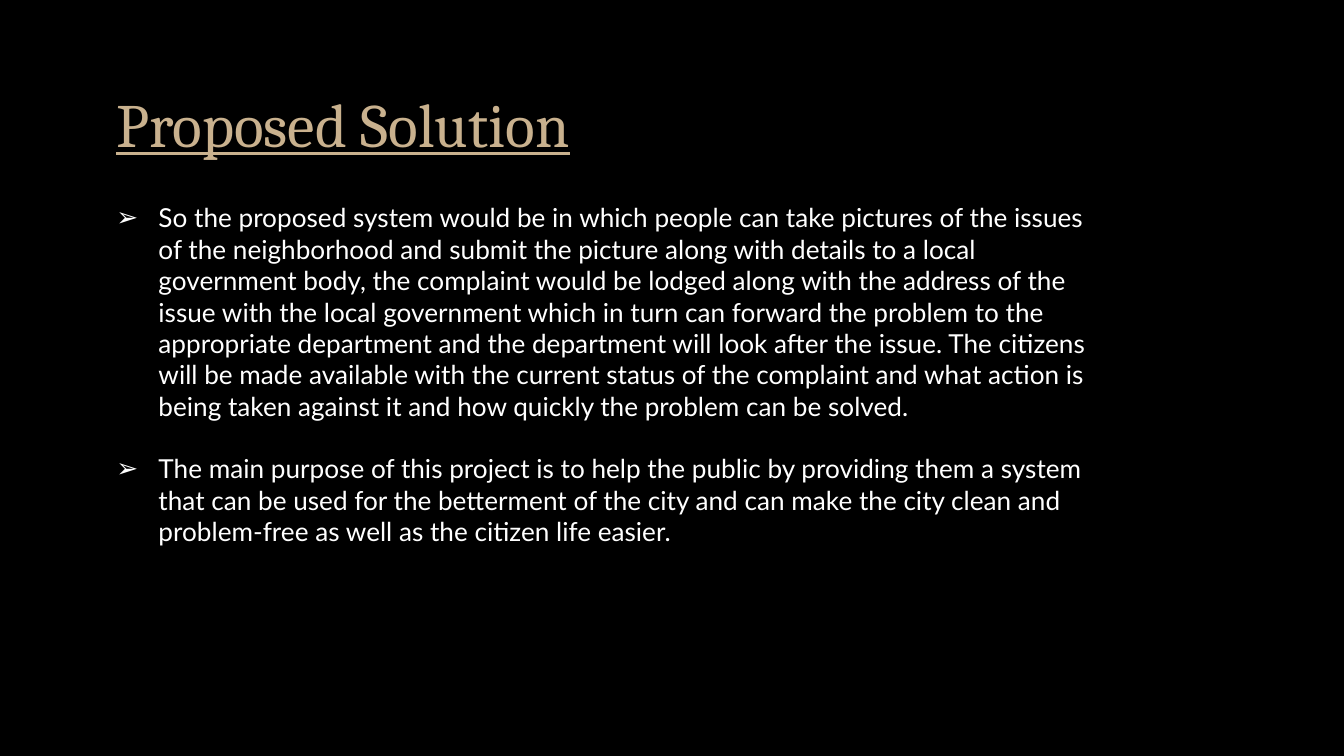
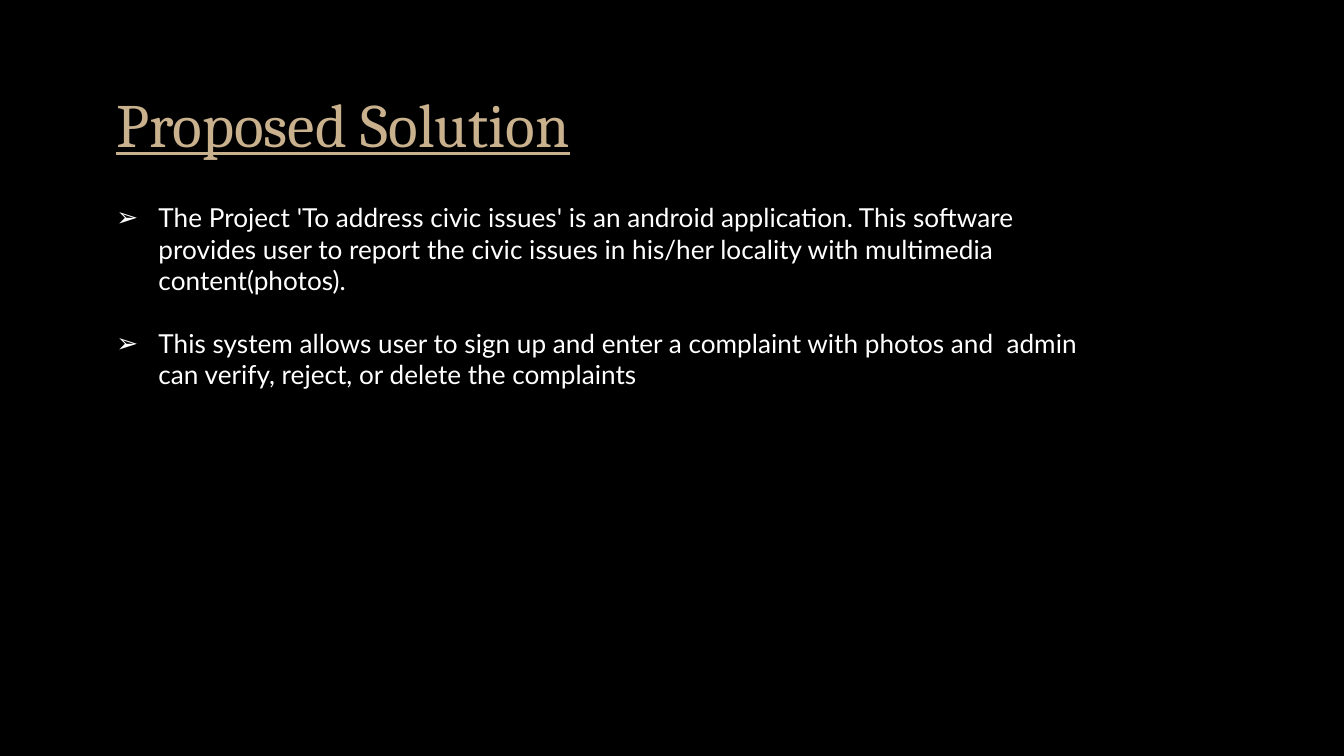
Before and after one commit to rajesh1480/Mini---Project, a slide deck: slide 3 of Plainte.pptx. Drawn at 1344x756 pixels with LibreOffice and Linux fonts; fonts in the diff are those of the drawing; background and template pictures are left out. Boxes give left, top, right and bottom in pixels: in the first picture for what was removed or moved away, otherwise in the second. Text is boxed around its words. In the diff, an @@ line names an element or a change of style, - is before the commit and + after.

Commit message:
Updated

```diff
--- a/Plainte.pptx
+++ b/Plainte.pptx
@@ text at [158, 207, 1077, 389]: text changed @@
-➢ So the proposed system would be in which people can take pictures of the issues of the neighborhood and submit the picture along with details to a local government body, the complaint would be lodged along with the address of the issue with the local government which in turn can forward the problem to the appropriate department and the department will look after the issue. The citizens will be made available with the current status of the complaint and what action is being taken against it and how quickly the problem can be solved.
-➢ The main purpose of this project is to help the public by providing them a system that can be used for the betterment of the city and can make the city clean and problem-free as well as the citizen life easier.
+➢ The Project 'To address civic issues' is an android application. This software provides user to report the civic issues in his/her locality with multimedia content(photos).
+➢ This system allows user to sign up and enter a complaint with photos and admin can verify, reject, or delete the complaints
```
Also in this commit, not shown: 3 other slides changed.
